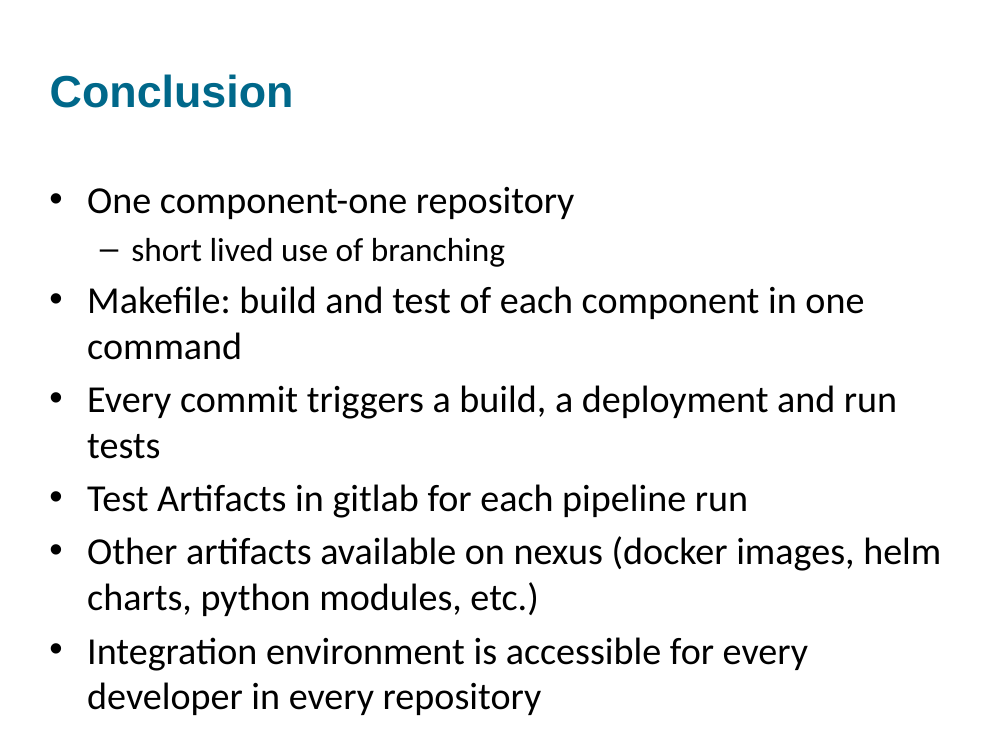
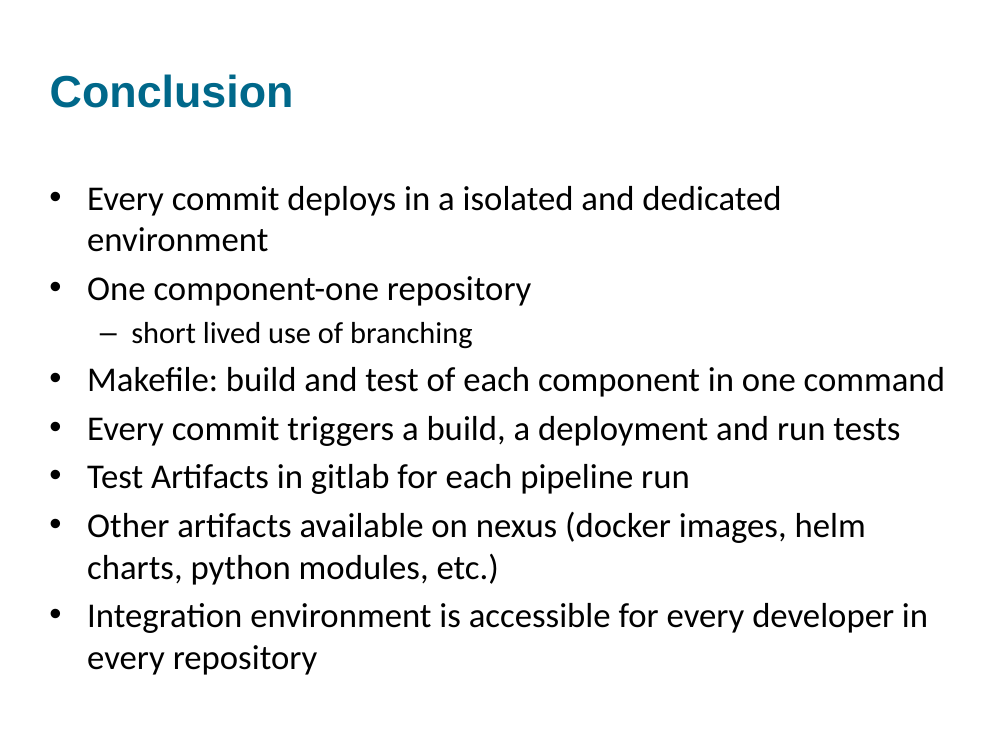
Before and after one commit to Matteo04052017/SPIE2020, a slide deck: slide 15 of 11452-15_talk.pptx. Drawn at 1008x756 pixels with LibreOffice and Linux fonts; fonts in the diff are those of the drawing; background and template pictures are left out. Boxes give left, top, right and bottom in pixels: in the first picture for what was removed or moved away, otherwise in the second. Text is boxed around its words. In the diff, an @@ line names an element or a change of style, - is before the commit and + after.

```diff
--- a/11452-15_talk.pptx
+++ b/11452-15_talk.pptx
@@ text at box(87, 186, 781, 252): paragraph added @@
+• Every commit deploys in a isolated and dedicated environment
@@ text at box(87, 276, 945, 675): size 27.2 to 24.8 pt in "One component-one repository", "Makefile: build and test of each component ...", "Every commit triggers a build, a deployment ...", "Test Artifacts in gitlab for each pipeline ..." and 2 more places; size 23.8 to 21.7 pt in "short lived use of branching" @@
```
Also in this commit, not shown: 3 other slides changed.
